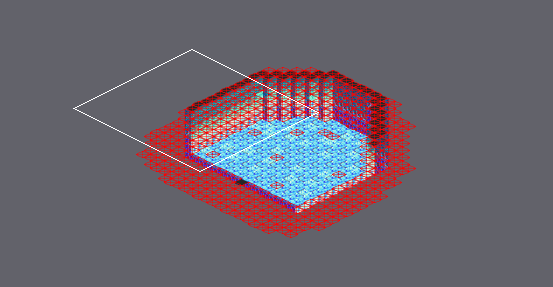
Level history. Tiled map: Final_Fantasy_Mystery_World/Game/assets/maps/Quest1_Boss.tmx. Above, an overview of the earlier version with the close-up marked.
Close-up. Before the edit:
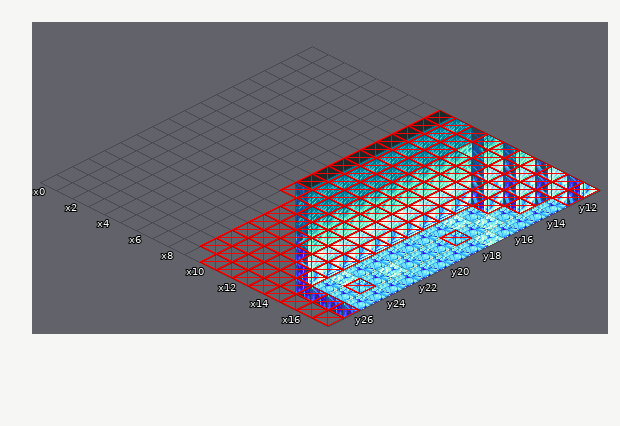
Cells are 32x16 px. Isometric: x runs down to the right, y down to the left. Shown: x 0..17, y 11..27. The commit also changed other parts of the map, which this record leaves out.
After:
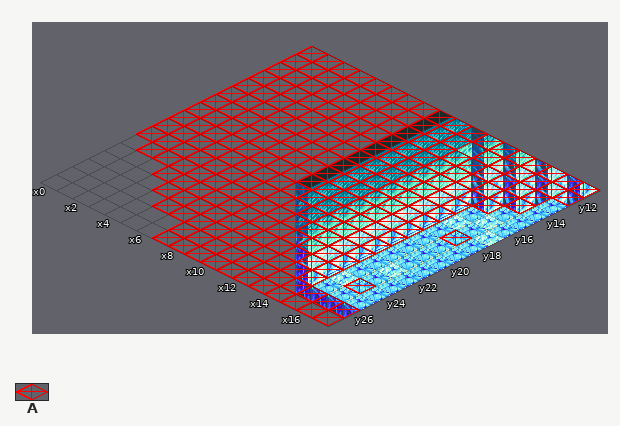
Key: from "ques1_tileset": A 6.
_ is an empty cell.
From old to new:
Layer "Collider":
y 11..20: x 0..7 ________ -> AAAAAAAA
y 21: x 0..8 _________ -> AAAAAAAAA
y 22: x 1..8 ________ -> AAAAAAAA
y 23: x 3..8 ______ -> AAAAAA
y 24: x 4..8 _____ -> AAAAA
y 25: x 5..8 ____ -> AAAA
y 26: x 7..8 __ -> AA
y 27: x 7..9 ___ -> AAA
Changed places in both close-ups, as pixel boxes (x1, y1, x2, y2):
added: (136, 46, 440, 262)
